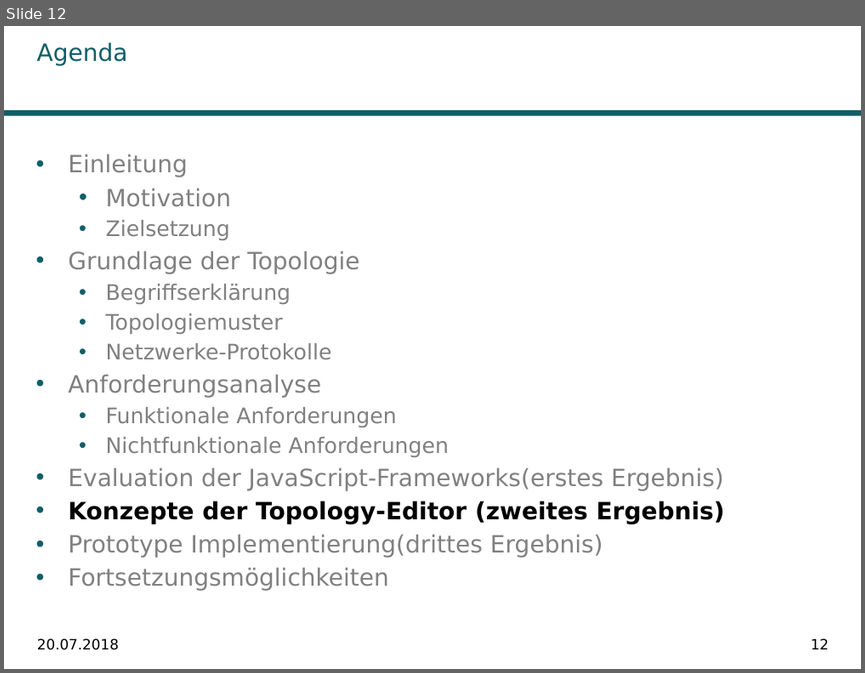
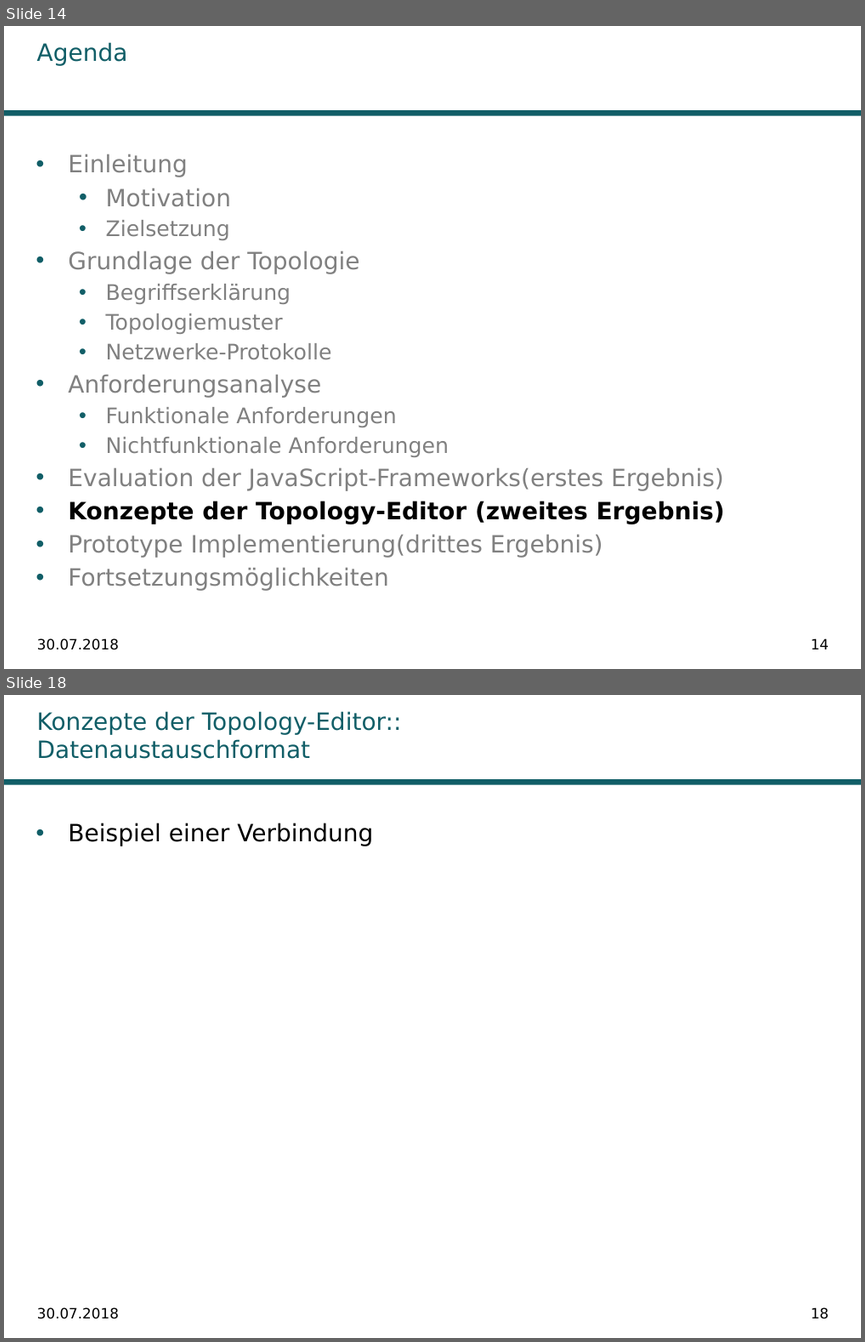
Before and after one commit to Ghislain1/zoe-fb-app, a slide deck: __Master-Abschlussarbeit.pptx. Shown one above the other, each under a label of ours: slide 12 before the commit, slides 14 and 18 after it; the slides between them are not shown. The pictures are 865x673 and 865x1342 pixels, drawn with LibreOffice and Linux fonts; fonts in the diff are those of the drawing; background and template pictures are left out. Boxes give left, top, right and bottom in pixels: in the first picture for what was removed or moved away, otherwise in the second. Text is boxed around its words. In the diff, an @@ line names an element or a change of style, - is before the commit and + after.

```diff
--- a/__Master-Abschlussarbeit.pptx
+++ b/__Master-Abschlussarbeit.pptx
@@ slide 18 added at [4, 695, 861, 1338], background #FFFFFF; not listed: 1 template element that a slide beside it also shows @@
@@ title added at [37, 711, 402, 759], 20 pt, text #115E67 @@
+Konzepte der Topology-Editor:: Datenaustauschformat
@@ text added at [68, 823, 373, 846], 20 pt, text #000000 @@
+• Beispiel einer Verbindung
@@ text added at [37, 1307, 119, 1319], 12 pt, text #000000 @@
+30.07.2018
@@ page number added at [811, 1307, 828, 1319], 12 pt, text #000000 @@
+18
@@ what was slide 12 is now slide 14 @@
@@ slide 14 changed as well @@
@@ text at [37, 638, 119, 650]: text changed @@
-20.07.2018
+30.07.2018
@@ page number at [811, 638, 828, 649]: text changed @@
-12
+14
```
Also in this commit, not shown: 14 other slides changed, 5 other slides added, 3 other files.
